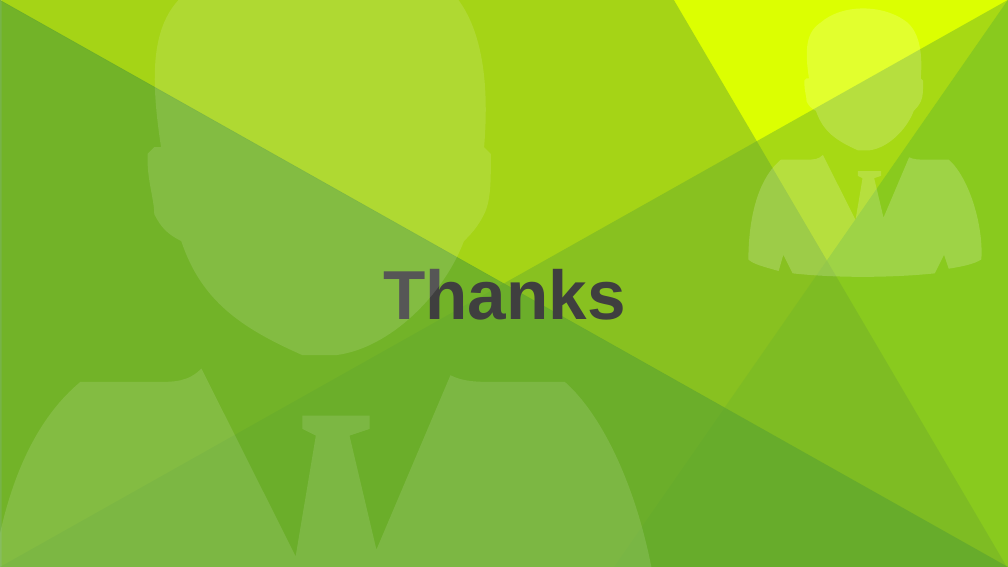
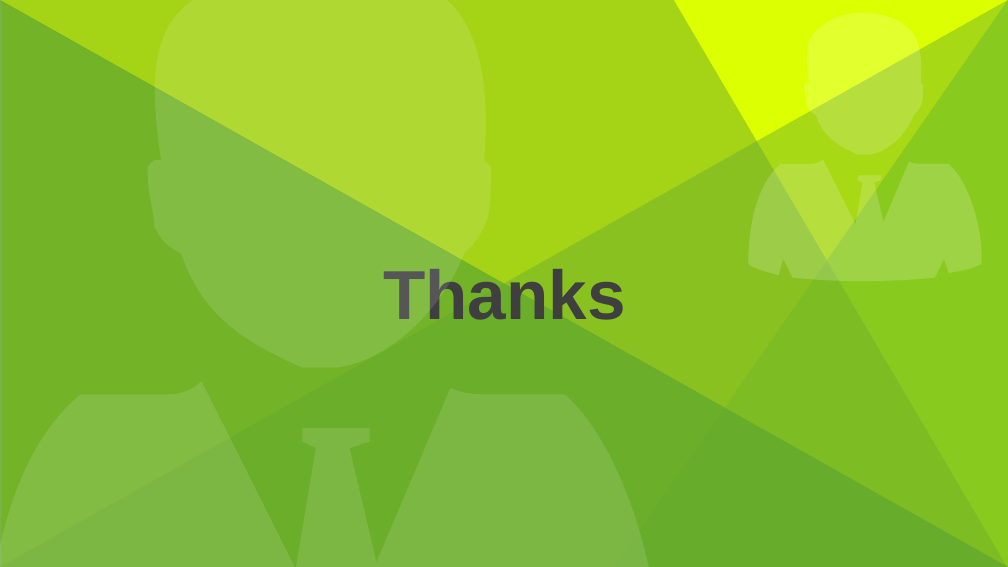
Before and after one commit to chenhening/wifiworld, a slide deck: slide 15 of doc/anynet_bp.ppt. Drawn at 1008x567 pixels with LibreOffice and Linux fonts; fonts in the diff are those of the drawing; background and template pictures are left out. Boxes give left, top, right and bottom in pixels: in the first picture for what was removed or moved away, otherwise in the second. Text is boxed around its words. In the diff, an @@ line names an element or a change of style, - is before the commit and + after.

```diff
--- a/doc/anynet_bp.ppt
+++ b/doc/anynet_bp.ppt
@@ freeform shape: place and size @@
-freeform shape at (0, 0, 666, 567)
+freeform shape at (0, 0, 660, 567)
@@ triangle removed at (0, 0, 1008, 566) @@
@@ right triangle removed at (0, 0, 1007, 567) @@
@@ right triangle removed at (0, 0, 1007, 567) @@
@@ freeform shape added at (0, 0, 1008, 566), fill #8DC120 at 69% opacity @@
@@ freeform shape added at (0, 0, 1007, 567), fill #63A82E at 43% opacity @@
@@ freeform shape added at (0, 0, 1007, 567), fill #63A82E at 87% opacity @@
@@ right triangle removed at (614, 0, 1008, 566) @@
@@ freeform shape added at (614, 0, 1008, 566), fill #5AC12D at 41% opacity @@
@@ freeform shape: place and size @@
-freeform shape at (748, 4, 983, 277)
+freeform shape at (748, 8, 982, 277)
```
Also in this commit, not shown: 14 other slides changed.
